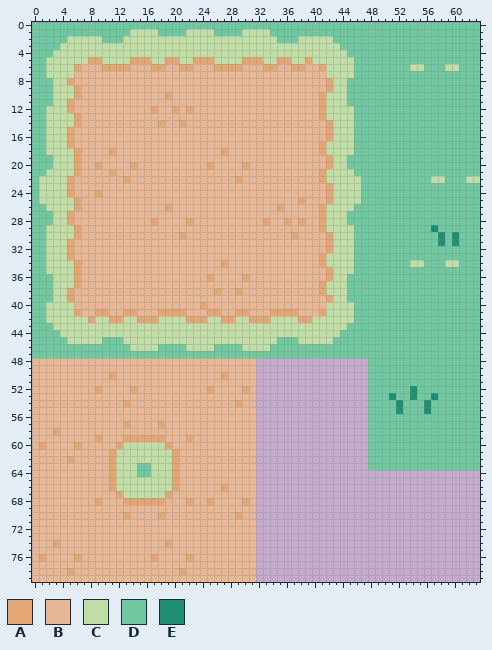
Sprite sheet, stored at Assets/Tilesets/grass1_tileset.png. The picture above is the old version.
The file is 64x80 pixels.
Palette (. is transparent): A #e4a672  B #e8b796  C #c2dea7  D #70c8a0  E #1e8f73
Now the later version:
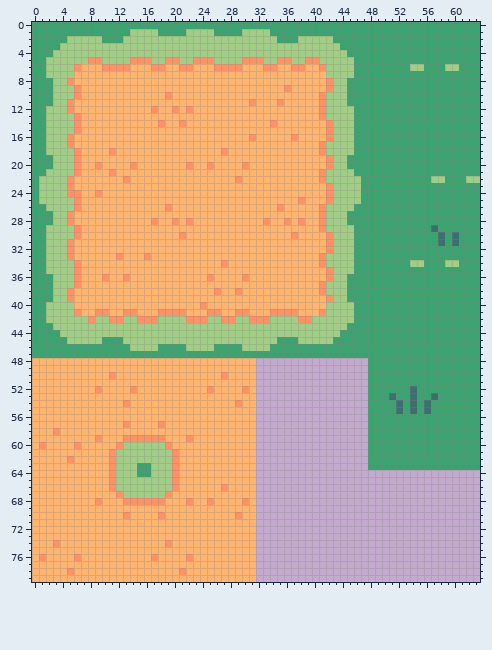
Difference:
Colour A changes from #e4a672 to #ff9166.
Colour B changes from #e8b796 to #ffb570.
Colour C changes from #c2dea7 to #a1cd86.
Colour D changes from #70c8a0 to #3ca370.
Colour E changes from #1e8f73 to #3d6e70.
Colour B gives way to colour A in row 9 at x 36; in row 11 at x 31 and 35; in row 14 at x 34; in row 15 at x 6; in row 16 at x 31 and 37; in row 20 at x 22.
Colour B gives way to colour A in row 24 at x 6; in row 28 at x 20; in row 33 at x 12 and 16; in row 36 at x 10 and 13.
Colour C gives way to colour A in row 5 at x 40.
Colour A gives way to colour C in row 15 at x 5.
Colour D gives way to colour E in rows 54 to 55 at x 54.
